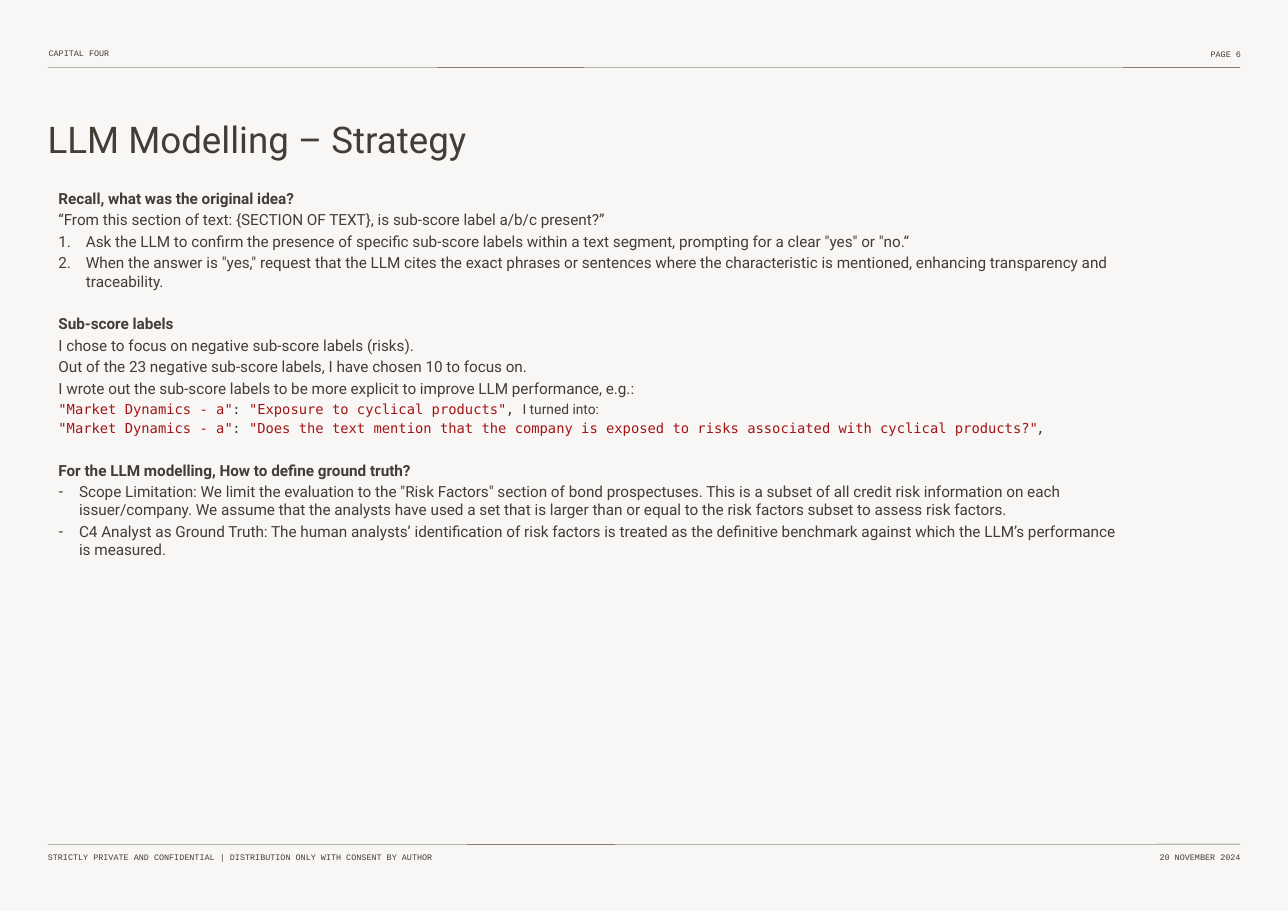
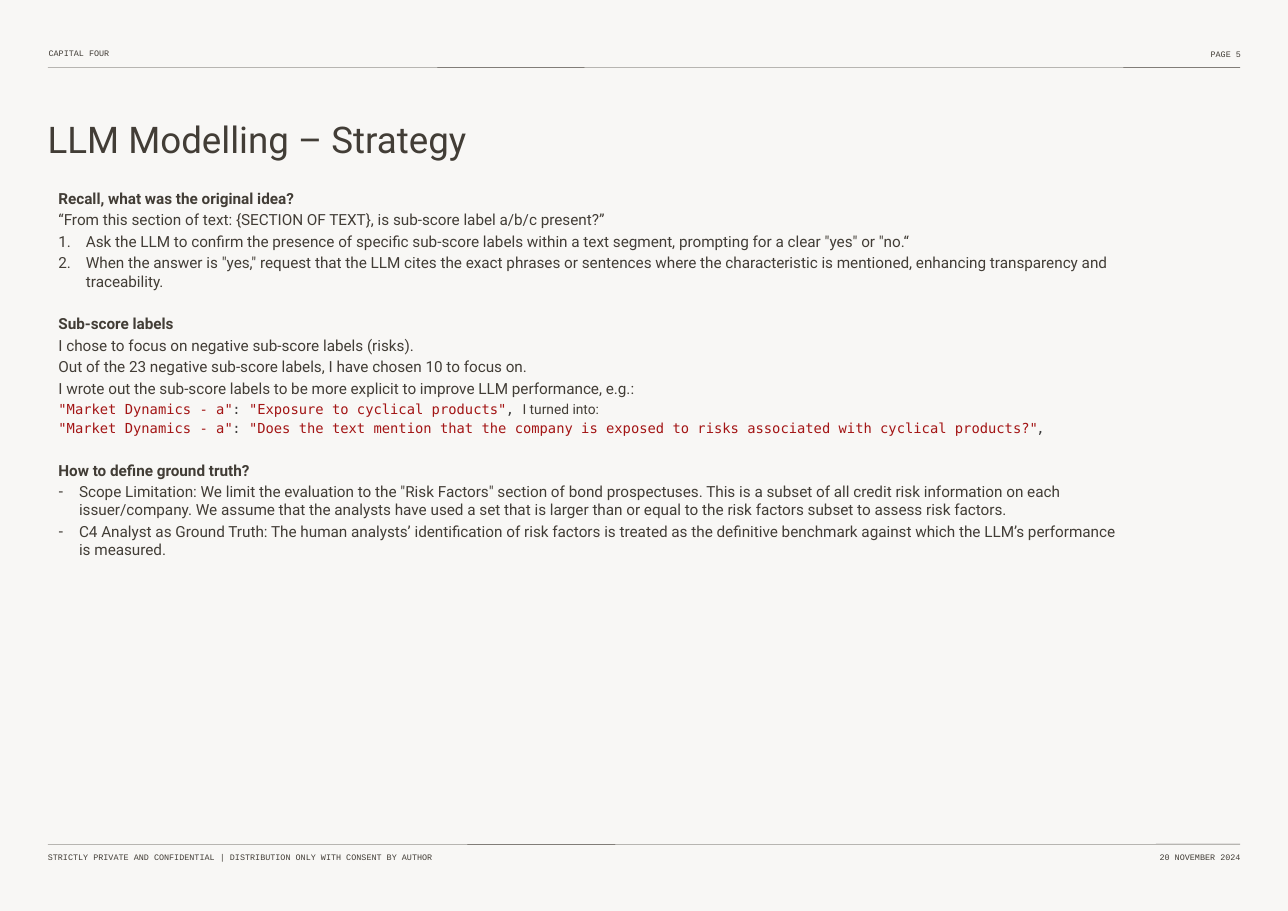
Before and after one commit to pierrehogenhaug/mester, a slide deck: slide 6 of _non_code_env_related/non_code_material/meeting_material/Thesis-Intro-Nov-2024.pptx (slide 7 before the commit). Drawn at 1288x911 pixels with LibreOffice and Linux fonts; fonts in the diff are those of the drawing. Boxes give left, top, right and bottom in pixels: in the first picture for what was removed or moved away, otherwise in the second. Text is boxed around its words. In the diff, an @@ line names an element or a change of style, - is before the commit and + after.

```diff
--- a/_non_code_env_related/non_code_material/meeting_material/Thesis-Intro-Nov-2024.pptx
+++ b/_non_code_env_related/non_code_material/meeting_material/Thesis-Intro-Nov-2024.pptx
@@ text at [58,464,250,479]: text changed @@
-For the LLM modelling, How to define ground truth?
+How to define ground truth?
```
Also in this commit, not shown: 4 other slides changed, 1 slide added, 1 slide removed, 1 other file.
